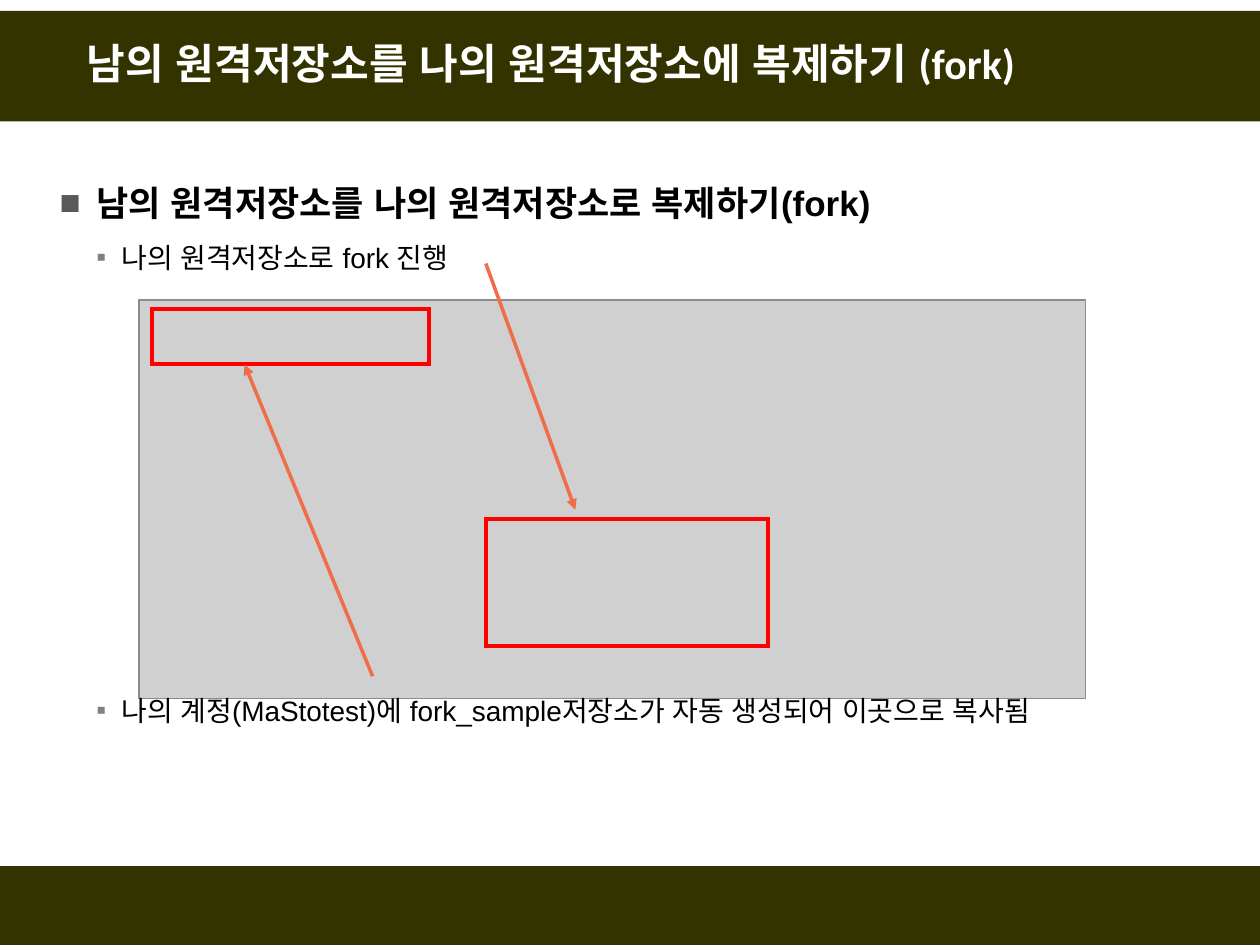
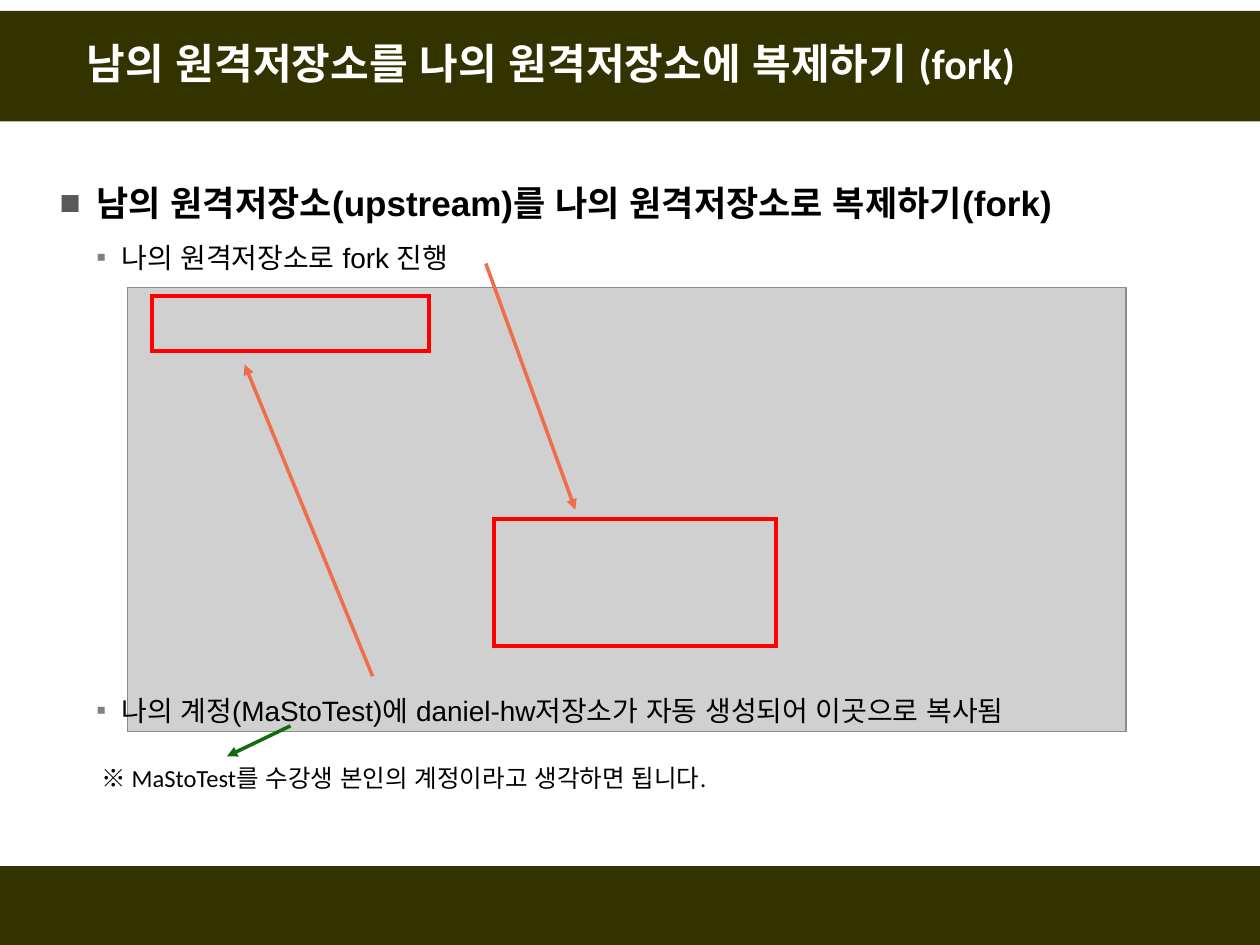
Before and after one commit to fasthill/github-lecture, a slide deck: slide 5 of git및github첫걸음3-forkclonePR.pptx. Drawn at 1260x945 pixels with LibreOffice and Linux fonts; fonts in the diff are those of the drawing; grey boxes stand for pictures. Boxes give left, top, right and bottom in pixels: in the first picture for what was removed or moved away, otherwise in the second. Text is boxed around its words. In the diff, an @@ line names an element or a change of style, - is before the commit and + after.

```diff
--- a/git및github첫걸음3-forkclonePR.pptx
+++ b/git및github첫걸음3-forkclonePR.pptx
@@ text at box(96, 186, 1052, 224): text changed @@
-■ 남의 원격저장소를 나의 원격저장소로 복제하기(fork)
+■ 남의 원격저장소(upstream)를 나의 원격저장소로 복제하기(fork)
@@ picture: place and size @@
-picture at box(139, 300, 1085, 698)
+picture at box(127, 287, 1125, 731)
@@ rectangle: place and size @@
-rectangle at box(152, 309, 428, 364)
+rectangle at box(152, 296, 428, 352)
@@ rectangle: place and size @@
-rectangle at box(486, 519, 769, 646)
+rectangle at box(494, 519, 776, 646)
@@ text at box(121, 693, 1003, 729): text changed @@
-  ▪ 나의 계정(MaStotest)에 fork_sample저장소가 자동 생성되어 이곳으로 복사됨
+  ▪ 나의 계정(MaStoTest)에 daniel-hw저장소가 자동 생성되어 이곳으로 복사됨
@@ arrow added from (291, 726) to (227, 756), #126C0E 2 pt @@
@@ text added at box(132, 766, 707, 789), 14 pt, text #000000 @@
+※ MaStoTest를 수강생 본인의 계정이라고 생각하면 됩니다.
```
Also in this commit, not shown: 31 other slides changed, 2 slides added.
